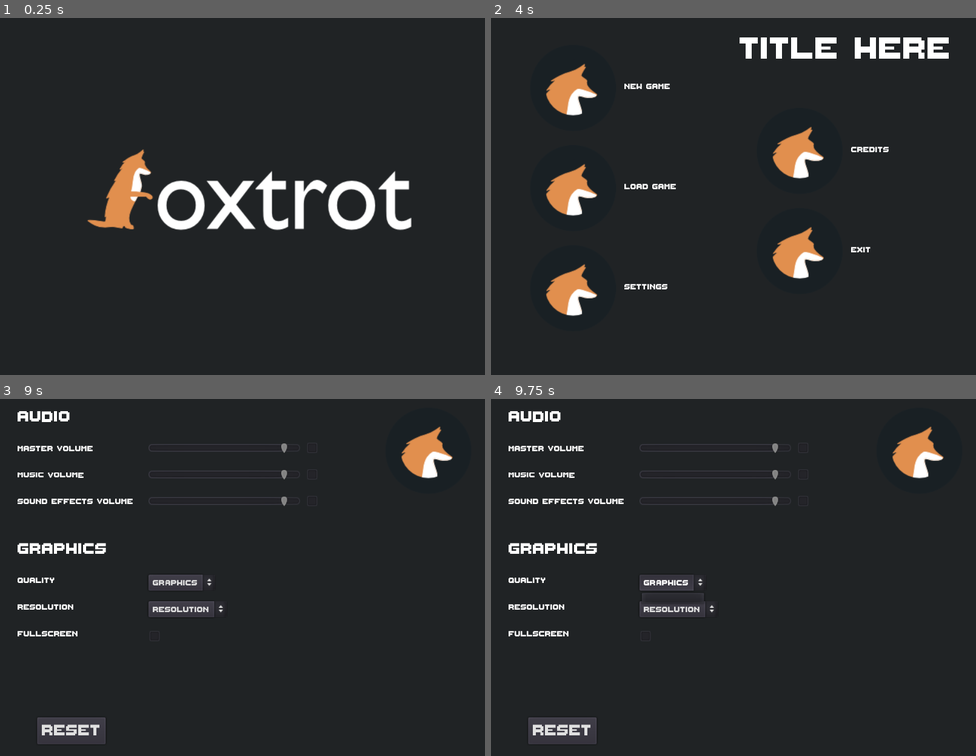
Above: before the commit, frames 1-4 (two rows, left to right).
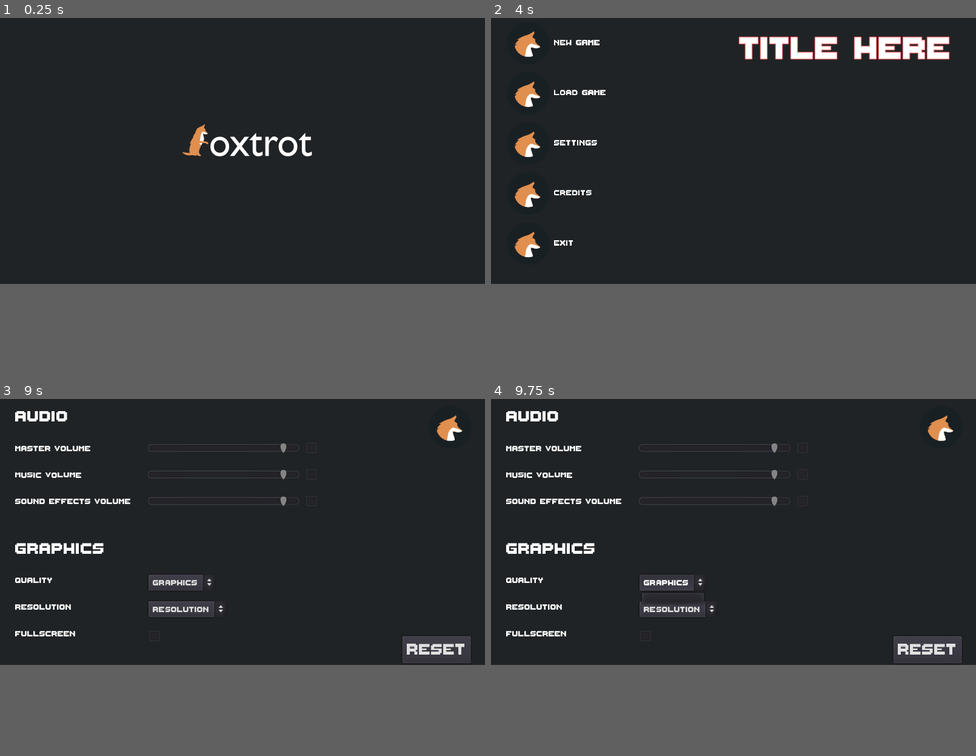
Above: after the commit, the same moments.

Repository: Jonahbui/foxtrot
Game: Godot game, scene res://Scenes/SplashScreen/splash_screen.tscn
Same seed, same stepped clock (60 frames per second), same inputs: the game is played once before the commit and once after it.
Inputs (mouse positions are in pixels of both pictures, inside the frame that each line leads up to; where the layout moved, square brackets give the same spot in the first picture):
- Up to frame 1 (0.25 s): no input
- Up to frame 2 (4 s): tap Enter at 0.5, 2, 3.5 s; tap Space at 1.25, 2.75 s
- Up to frame 3 (9 s): click "Credits" at 4.25 s; click (446, 441) [426, 452] at 5 s; click "New Game" at 5.75 s; click "New Game" at 6.5 s; click "New Game" at 7.25 s; click "Load Game" at 8 s; click "Settings" at 8.75 s
- Up to frame 4 (9.75 s): click "Graphics" at 9.5 s
In our replay, the window is 800x600 before the commit and 800x450 after it. These sizes can differ from the game's own. Grey fills any space a smaller window leaves; there, only what the larger window draws over its background counts as a difference.

The runs differ from the first frame. In frame 1, 5.4% of the frame differs, in the area x 18-85%, y 29-60%; in frame 2, 6.8%, in the area x 4-95%, y 3-84%; in frame 3, 4.6%; in frame 4, 4.6%.

Commit message:
Changed window resolution to 640x360 to maintain 16:9 ratio that can be upscaled to 1920x1080.

Diff:
--- a/foxtrot/Scenes/Credits/Credits.tscn
+++ b/foxtrot/Scenes/Credits/Credits.tscn
@@ -6,7 +6,6 @@
 [ext_resource path="res://Fonts/ThaleahFat_TTF.ttf" type="DynamicFontData" id=4]
 
 [sub_resource type="DynamicFont" id=1]
-size = 32
 font_data = ExtResource( 4 )
 
 [node name="Credits" type="CanvasLayer"]
@@ -14,7 +13,7 @@
 
 [node name="Background" type="TextureRect" parent="."]
 margin_right = 640.0
-margin_bottom = 480.0
+margin_bottom = 360.0
 texture = ExtResource( 1 )
 expand = true
 __meta__ = {
@@ -27,9 +26,9 @@
 anchor_right = 0.5
 anchor_bottom = 0.5
 margin_left = -250.0
-margin_top = -390.0
+margin_top = -176.0
 margin_right = 250.0
-margin_bottom = 310.0
+margin_bottom = 125.0
 custom_fonts/font = SubResource( 1 )
 text = "Credits
 
@@ -51,10 +50,11 @@
 [node name="BackButton" type="TextureButton" parent="Background"]
 anchor_left = 1.0
 anchor_right = 1.0
-margin_left = -143.0
+margin_left = -80.0
 margin_top = 16.0
-margin_right = -15.0
+margin_right = 48.0
 margin_bottom = 144.0
+rect_scale = Vector2( 0.5, 0.5 )
 texture_normal = ExtResource( 2 )
 __meta__ = {
 "_edit_use_anchors_": false
--- a/foxtrot/Scenes/Gameplay/Test.tscn
+++ b/foxtrot/Scenes/Gameplay/Test.tscn
@@ -99,7 +99,7 @@
 [node name="Node2D" type="Node2D"]
 
 [node name="TileMap" type="TileMap" parent="."]
-position = Vector2( 0, 256 )
+position = Vector2( 0, 136 )
 tile_set = SubResource( 1 )
 cell_size = Vector2( 32, 32 )
 format = 1
--- a/foxtrot/Scenes/MainMenu/main_menu.tscn
+++ b/foxtrot/Scenes/MainMenu/main_menu.tscn
@@ -6,13 +6,19 @@
 [ext_resource path="res://Scenes/Credits/Credits.tscn" type="PackedScene" id=4]
 [ext_resource path="res://Fonts/ThaleahFat_TTF.ttf" type="DynamicFontData" id=5]
 [ext_resource path="res://Scenes/SettingsMenu/settings_menu.tscn" type="PackedScene" id=6]
+[ext_resource path="res://Audio/Music/The Little Mermaid - Under The Sea.mp3" type="AudioStream" id=7]
 
 [sub_resource type="DynamicFont" id=1]
+size = 32
 font_data = ExtResource( 5 )
 
 [sub_resource type="DynamicFont" id=2]
 size = 64
+outline_size = 1
+outline_color = Color( 0.976471, 0.466667, 0.466667, 1 )
 font_data = ExtResource( 5 )
+
+[sub_resource type="ButtonGroup" id=3]
 
 [node name="MainMenu" type="Node2D"]
 position = Vector2( 73.9989, 65.5899 )
@@ -21,11 +27,11 @@
 [node name="Audio" type="Node" parent="."]
 
 [node name="MusicStream" type="AudioStreamPlayer" parent="Audio"]
-volume_db = 24.0
+stream = ExtResource( 7 )
+autoplay = true
 bus = "Music"
 
 [node name="SFXStream" type="AudioStreamPlayer" parent="Audio"]
-volume_db = 24.0
 bus = "SFX"
 
 [node name="MainMenu" type="CanvasLayer" parent="."]
@@ -41,10 +47,11 @@
 }
 
 [node name="ButtonsVbox" type="VBoxContainer" parent="MainMenu/Background"]
-margin_left = 40.0
-margin_top = 40.0
-margin_right = 40.0
-margin_bottom = 40.0
+margin_left = 15.0
+margin_top = 12.0
+margin_right = 143.0
+margin_bottom = 404.0
+rect_scale = Vector2( 0.5, 0.5 )
 __meta__ = {
 "_edit_use_anchors_": false
 }
@@ -123,24 +130,16 @@
 "_edit_use_anchors_": false
 }
 
-[node name="ButtonsVbox2" type="VBoxContainer" parent="MainMenu/Background"]
-margin_left = 339.004
-margin_top = 122.76
-margin_right = 467.004
-margin_bottom = 382.76
-__meta__ = {
-"_edit_use_anchors_": false
-}
-
-[node name="CreditsButton" type="TextureButton" parent="MainMenu/Background/ButtonsVbox2"]
-margin_right = 128.0
-margin_bottom = 128.0
-texture_normal = ExtResource( 1 )
-__meta__ = {
-"_edit_use_anchors_": false
-}
-
-[node name="Label" type="Label" parent="MainMenu/Background/ButtonsVbox2/CreditsButton"]
+[node name="CreditsButton" type="TextureButton" parent="MainMenu/Background/ButtonsVbox"]
+margin_top = 396.0
+margin_right = 128.0
+margin_bottom = 524.0
+texture_normal = ExtResource( 1 )
+__meta__ = {
+"_edit_use_anchors_": false
+}
+
+[node name="Label" type="Label" parent="MainMenu/Background/ButtonsVbox/CreditsButton"]
 anchor_left = 1.0
 anchor_top = 0.5
 anchor_right = 1.0
@@ -156,16 +155,16 @@
 "_edit_use_anchors_": false
 }
 
-[node name="ExitButton" type="TextureButton" parent="MainMenu/Background/ButtonsVbox2"]
-margin_top = 132.0
-margin_right = 128.0
-margin_bottom = 260.0
-texture_normal = ExtResource( 1 )
-__meta__ = {
-"_edit_use_anchors_": false
-}
-
-[node name="Label" type="Label" parent="MainMenu/Background/ButtonsVbox2/ExitButton"]
+[node name="ExitButton" type="TextureButton" parent="MainMenu/Background/ButtonsVbox"]
+margin_top = 528.0
+margin_right = 128.0
+margin_bottom = 656.0
+texture_normal = ExtResource( 1 )
+__meta__ = {
+"_edit_use_anchors_": false
+}
+
+[node name="Label" type="Label" parent="MainMenu/Background/ButtonsVbox/ExitButton"]
 anchor_left = 1.0
 anchor_top = 0.5
 anchor_right = 1.0
@@ -205,6 +204,9 @@
 [node name="Background" parent="SettingsMenu" index="0"]
 visible = false
 
+[node name="OptionButton" parent="SettingsMenu/Background/GraphicsVbox/Quality" index="0"]
+group = SubResource( 3 )
+
 [node name="Apply" parent="SettingsMenu/Background/HBoxContainer" index="0"]
 margin_bottom = 47.0
 
@@ -214,8 +216,8 @@
 [connection signal="pressed" from="MainMenu/Background/ButtonsVbox/NewGameButton" to="." method="_on_NewGameButton_pressed"]
 [connection signal="pressed" from="MainMenu/Background/ButtonsVbox/LoadGameButton" to="." method="_on_LoadGameButton_pressed"]
 [connection signal="pressed" from="MainMenu/Background/ButtonsVbox/SettingsButton" to="." method="_on_SettingsButton_pressed"]
-[connection signal="pressed" from="MainMenu/Background/ButtonsVbox2/CreditsButton" to="." method="_on_CreditsButton_pressed"]
-[connection signal="pressed" from="MainMenu/Background/ButtonsVbox2/ExitButton" to="." method="_on_ExitButton_pressed"]
+[connection signal="pressed" from="MainMenu/Background/ButtonsVbox/CreditsButton" to="." method="_on_CreditsButton_pressed"]
+[connection signal="pressed" from="MainMenu/Background/ButtonsVbox/ExitButton" to="." method="_on_ExitButton_pressed"]
 [connection signal="pressed" from="Credits/Background/BackButton" to="." method="_on_CreditsBackButton_pressed"]
 [connection signal="pressed" from="SettingsMenu/Background/BackButton" to="." method="_on_SettingsBackButton_pressed"]
 
--- a/foxtrot/Scenes/SettingsMenu/settings_menu.tscn
+++ b/foxtrot/Scenes/SettingsMenu/settings_menu.tscn
@@ -15,6 +15,8 @@
 [sub_resource type="DynamicFont" id=3]
 font_data = ExtResource( 3 )
 
+[sub_resource type="ButtonGroup" id=5]
+
 [sub_resource type="DynamicFont" id=4]
 size = 32
 font_data = ExtResource( 3 )
@@ -32,7 +34,7 @@
 }
 
 [node name="AudioVbox" type="VBoxContainer" parent="Background"]
-margin_left = 22.5477
+margin_left = 20.0
 margin_top = 18.5431
 margin_right = 175.548
 margin_bottom = 153.543
@@ -42,7 +44,7 @@
 }
 
 [node name="AudioLabel" type="Label" parent="Background/AudioVbox"]
-margin_right = 153.0
+margin_right = 155.0
 margin_bottom = 30.0
 custom_fonts/font = SubResource( 1 )
 text = "Audio"
@@ -52,7 +54,7 @@
 
 [node name="MasterVolume" type="Label" parent="Background/AudioVbox"]
 margin_top = 50.0
-margin_right = 153.0
+margin_right = 155.0
 margin_bottom = 65.0
 custom_fonts/font = SubResource( 2 )
 text = "Master Volume"
@@ -87,7 +89,7 @@
 
 [node name="MusicVolume" type="Label" parent="Background/AudioVbox"]
 margin_top = 85.0
-margin_right = 153.0
+margin_right = 155.0
 margin_bottom = 100.0
 custom_fonts/font = SubResource( 2 )
 text = "Music Volume"
@@ -122,7 +124,7 @@
 
 [node name="SFXVolume" type="Label" parent="Background/AudioVbox"]
 margin_top = 120.0
-margin_right = 153.0
+margin_right = 155.0
 margin_bottom = 135.0
 custom_fonts/font = SubResource( 2 )
 text = "Sound Effects Volume"
@@ -156,7 +158,7 @@
 }
 
 [node name="GraphicsVbox" type="VBoxContainer" parent="Background"]
-margin_left = 23.0
+margin_left = 20.0
 margin_top = 193.0
 margin_right = 196.0
 margin_bottom = 402.0
@@ -166,7 +168,7 @@
 }
 
 [node name="GraphicsLabel" type="Label" parent="Background/GraphicsVbox"]
-margin_right = 173.0
+margin_right = 176.0
 margin_bottom = 30.0
 custom_fonts/font = SubResource( 1 )
 text = "Graphics"
@@ -176,7 +178,7 @@
 
 [node name="Quality" type="Label" parent="Background/GraphicsVbox"]
 margin_top = 50.0
-margin_right = 173.0
+margin_right = 176.0
 margin_bottom = 65.0
 custom_fonts/font = SubResource( 2 )
 text = "Quality"
@@ -191,6 +193,7 @@
 margin_right = 88.0
 margin_bottom = 6.0
 custom_fonts/font = SubResource( 3 )
+group = SubResource( 5 )
 text = "Graphics"
 __meta__ = {
 "_edit_use_anchors_": false
@@ -198,7 +201,7 @@
 
 [node name="Resolution" type="Label" parent="Background/GraphicsVbox"]
 margin_top = 85.0
-margin_right = 173.0
+margin_right = 176.0
 margin_bottom = 100.0
 custom_fonts/font = SubResource( 2 )
 text = "Resolution"
@@ -222,7 +225,7 @@
 
 [node name="Fullscreen" type="Label" parent="Background/GraphicsVbox"]
 margin_top = 120.0
-margin_right = 173.0
+margin_right = 176.0
 margin_bottom = 135.0
 custom_fonts/font = SubResource( 2 )
 text = "FullSCreen"
@@ -243,14 +246,14 @@
 }
 
 [node name="HBoxContainer" type="HBoxContainer" parent="Background"]
-anchor_left = 0.077
+anchor_left = 0.83
 anchor_top = 0.893
 anchor_right = 0.971
-anchor_bottom = 0.951
-margin_left = -0.128006
-margin_top = 0.167969
-margin_right = -0.744141
-margin_bottom = 0.375977
+anchor_bottom = 0.956
+margin_left = -0.200012
+margin_top = 0.519989
+margin_right = -0.440002
+margin_bottom = 13.84
 custom_constants/separation = 150
 __meta__ = {
 "_edit_use_anchors_": false
@@ -275,10 +278,11 @@
 [node name="BackButton" type="TextureButton" parent="Background"]
 anchor_left = 1.0
 anchor_right = 1.0
-margin_left = -143.0
+margin_left = -80.0
 margin_top = 16.0
-margin_right = -15.0
+margin_right = 48.0
 margin_bottom = 144.0
+rect_scale = Vector2( 0.5, 0.5 )
 texture_normal = ExtResource( 4 )
 __meta__ = {
 "_edit_use_anchors_": false
--- a/foxtrot/Scenes/SplashScreen/splash_screen.tscn
+++ b/foxtrot/Scenes/SplashScreen/splash_screen.tscn
@@ -24,10 +24,11 @@
 anchor_top = 0.5
 anchor_right = 0.5
 anchor_bottom = 0.5
-margin_left = -256.0
-margin_top = -256.0
-margin_right = 256.0
-margin_bottom = 256.0
+margin_left = -100.0
+margin_top = -110.0
+margin_right = 412.0
+margin_bottom = 402.0
+rect_scale = Vector2( 0.4, 0.4 )
 texture = ExtResource( 1 )
 __meta__ = {
 "_edit_use_anchors_": false
--- a/foxtrot/Scripts/save.gd
+++ b/foxtrot/Scripts/save.gd
@@ -4,7 +4,10 @@
 const FILENAME_DEFAULT_AUTO   = "autosave.save"
 const FILENAME_CONFIG_DEFAULT = "playerConfig.json"
 
+# Holds the player preferences in a dictionary
 var config = null
+
+# Holds the player here
 var save = null
 
 func _enter_tree():
--- a/foxtrot/project.godot
+++ b/foxtrot/project.godot
@@ -26,7 +26,7 @@
 [display]
 
 window/size/width=640
-window/size/height=480
+window/size/height=360
 window/size/always_on_top=true
 window/size/test_width=1280
 window/size/test_height=720
Not shown, added: foxtrot/Audio/Music/The Little Mermaid - Under The Sea.mp3.import
Not shown: 1 places in foxtrot/Scenes/MainMenu/main_menu.tscn that only renumber resources
Not shown: 1 places in foxtrot/Scenes/SettingsMenu/settings_menu.tscn that only renumber resources
Not shown, added: foxtrot/Audio/Music/The Little Mermaid - Under The Sea.mp3
